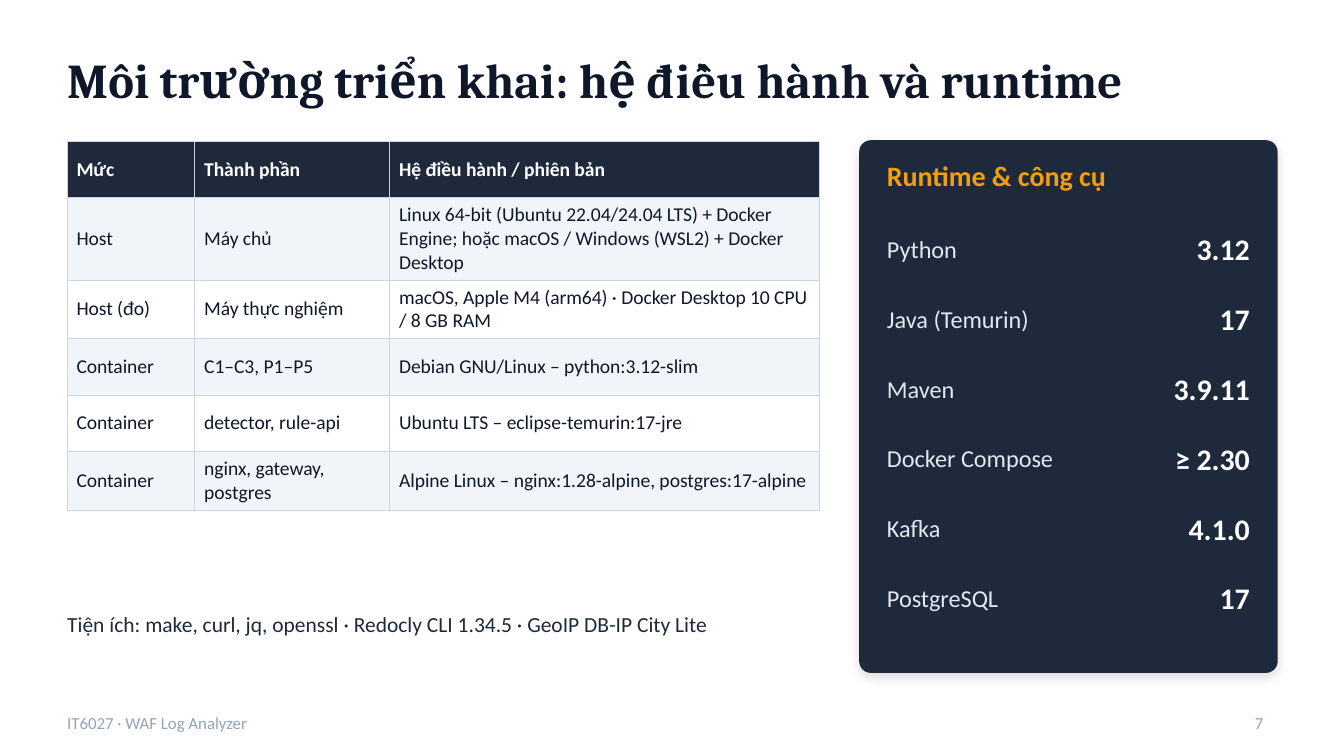
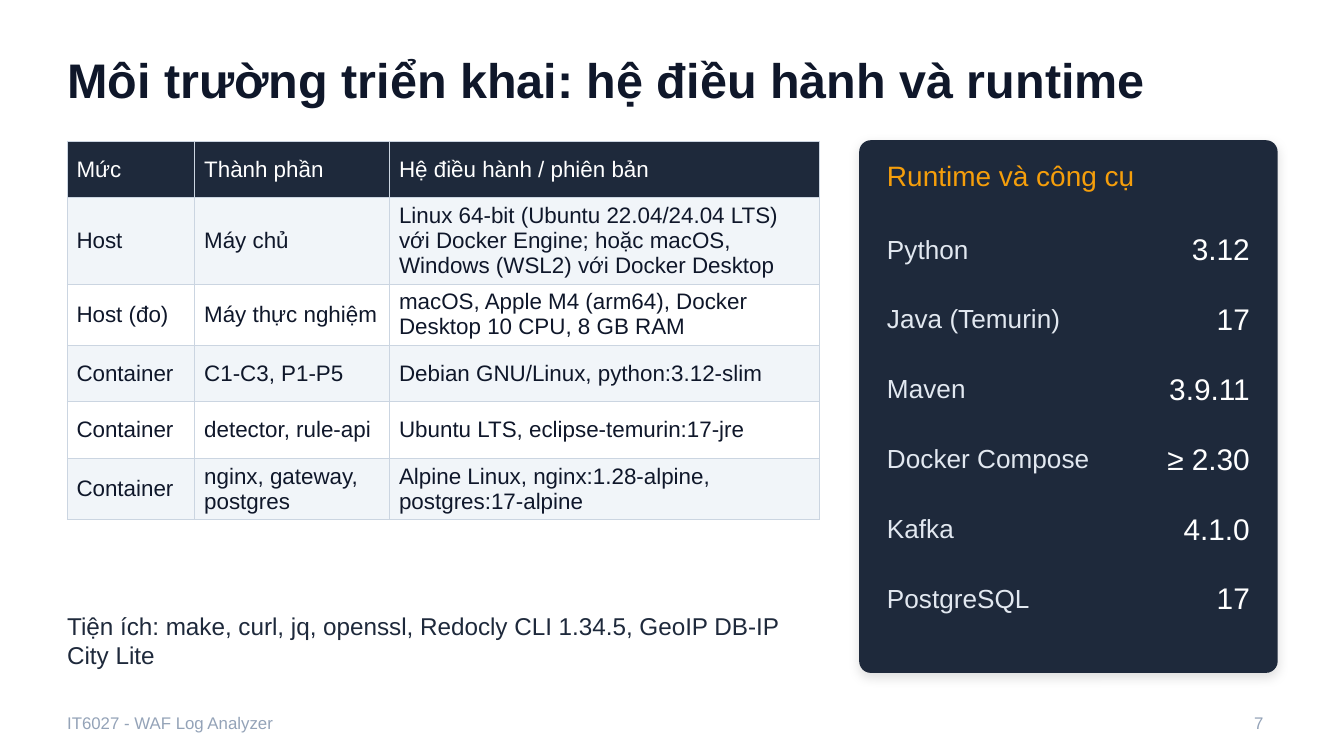
Before and after one commit to tranbadat/IT6027, a slide deck: slide 7 of docs/report/Slide_WAF_Log_Analyzer.pptx. Drawn at 1344x756 pixels with LibreOffice and Linux fonts; fonts in the diff are those of the drawing. Boxes give left, top, right and bottom in pixels: in the first picture for what was removed or moved away, otherwise in the second. Text is boxed around its words. In the diff, an @@ line names an element or a change of style, - is before the commit and + after.

```diff
--- a/docs/report/Slide_WAF_Log_Analyzer.pptx
+++ b/docs/report/Slide_WAF_Log_Analyzer.pptx
@@ title "Môi trường triển khai: hệ ..." at [67,60,1145,108]: font Cambria to Arial @@
@@ table at [67,141,820,518] @@
-row 2, column 3: Linux 64-bit (Ubuntu 22.04/24.04 LTS) + Docker Engine; hoặc macOS / Windows (WSL2) + Docker Desktop
+row 2, column 3: Linux 64-bit (Ubuntu 22.04/24.04 LTS) với Docker Engine; hoặc macOS, Windows (WSL2) với Docker Desktop
-row 3, column 3: macOS, Apple M4 (arm64) · Docker Desktop 10 CPU / 8 GB RAM
+row 3, column 3: macOS, Apple M4 (arm64), Docker Desktop 10 CPU, 8 GB RAM
-row 4, column 2: C1–C3, P1–P5
+row 4, column 2: C1-C3, P1-P5
-row 4, column 3: Debian GNU/Linux – python:3.12-slim
+row 4, column 3: Debian GNU/Linux, python:3.12-slim
-row 5, column 3: Ubuntu LTS – eclipse-temurin:17-jre
+row 5, column 3: Ubuntu LTS, eclipse-temurin:17-jre
-row 6, column 3: Alpine Linux – nginx:1.28-alpine, postgres:17-alpine
+row 6, column 3: Alpine Linux, nginx:1.28-alpine, postgres:17-alpine
@@ size 10.5 to 12 pt, font Calibri to Arial in "Mức", "Thành phần", "Hệ điều hành / phiên bản", "Host" and 8 more places @@
@@ bold off in "Mức", "Thành phần", "Hệ điều hành / phiên bản" @@
@@ text at [887,165,1135,191]: text changed; font Calibri to Arial; bold off @@
-Runtime & công cụ
+Runtime và công cụ
@@ size 13 to 14 pt, font Calibri to Arial in 6 elements at [887,240,968,264], [887,309,1061,334], [887,380,966,399], [887,449,1089,474], [887,519,954,539], [887,589,1029,614] @@
@@ font Calibri to Arial, bold off in 6 elements at [1192,239,1250,261], [1217,309,1250,330], [1169,379,1250,401], [1192,449,1250,471], [1184,519,1250,541], [1217,588,1250,609] @@
@@ text at [67,617,779,669]: text changed; size 11.5 to 13 pt; font Calibri to Arial @@
-Tiện ích: make, curl, jq, openssl · Redocly CLI 1.34.5 · GeoIP DB-IP City Lite
+Tiện ích: make, curl, jq, openssl, Redocly CLI 1.34.5, GeoIP DB-IP City Lite
@@ text at [67,717,272,733]: text changed; font Calibri to Arial @@
-IT6027 · WAF Log Analyzer
+IT6027 - WAF Log Analyzer
```
Also in this commit, not shown: 20 other slides changed, 3 slides added, 4 other files.
